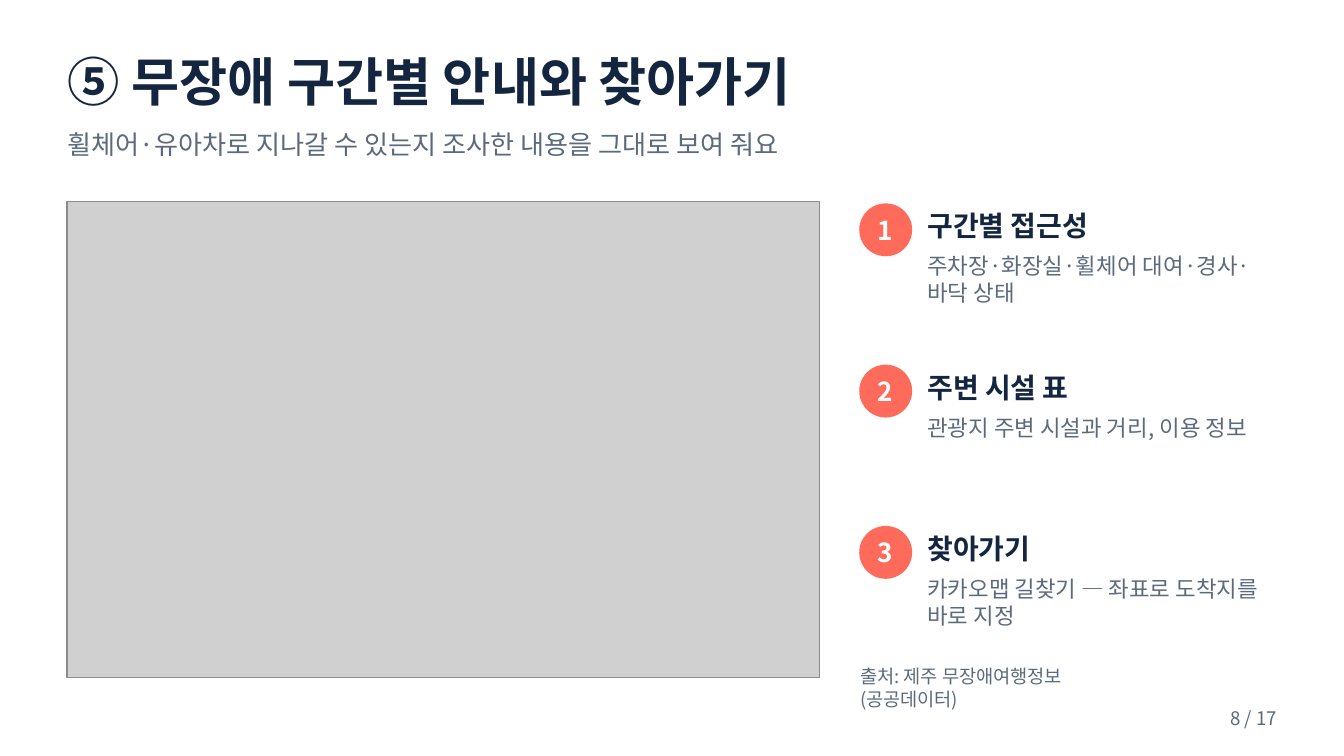
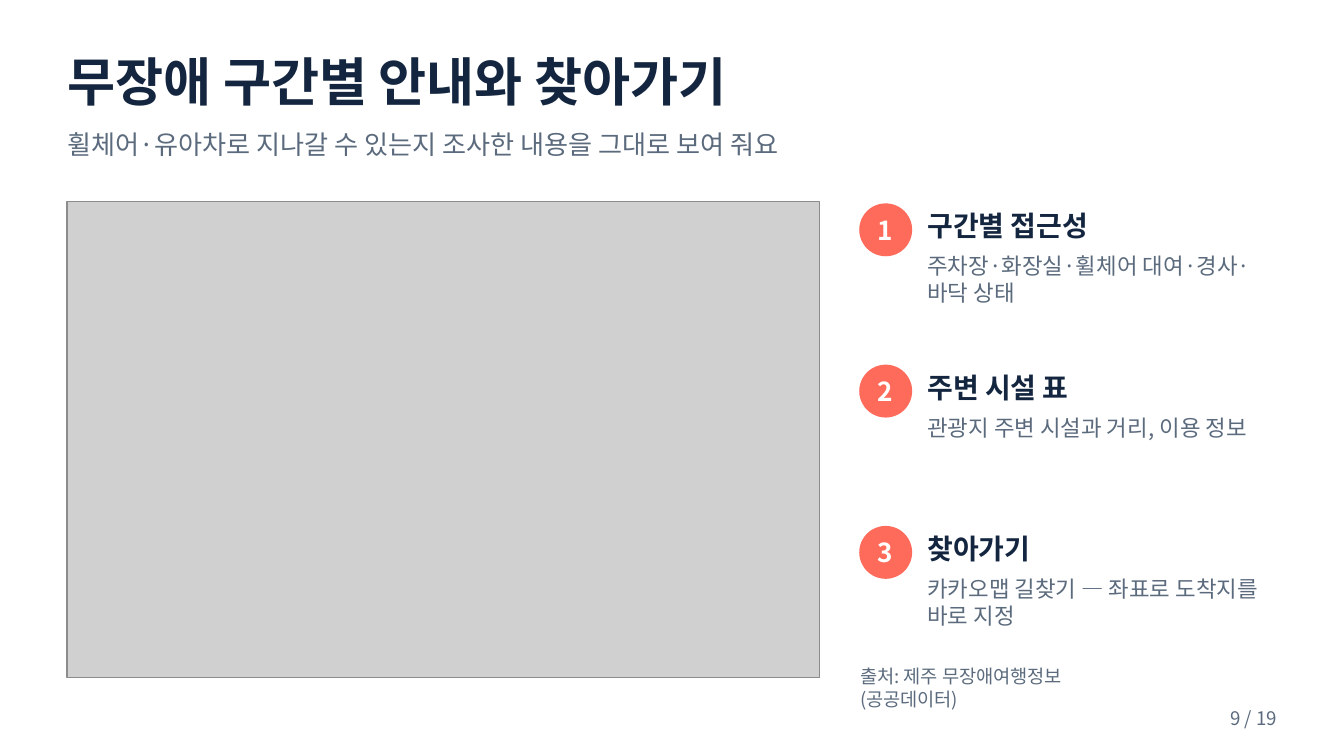
Before and after one commit to pjhjustin2430-cmd/doldam-today-jeju, a slide deck: slide 9 of docs/돌담오늘_발표자료.pptx (slide 8 before the commit). Drawn at 1344x756 pixels with LibreOffice and Linux fonts; fonts in the diff are those of the drawing; grey boxes stand for pictures. Boxes give left, top, right and bottom in pixels: in the first picture for what was removed or moved away, otherwise in the second. Text is boxed around its words. In the diff, an @@ line names an element or a change of style, - is before the commit and + after.

```diff
--- a/docs/돌담오늘_발표자료.pptx
+++ b/docs/돌담오늘_발표자료.pptx
@@ text at [67, 57, 727, 106]: text changed @@
-⑤ 무장애 구간별 안내와 찾아가기
+무장애 구간별 안내와 찾아가기
@@ text at [1230, 711, 1277, 725]: text changed @@
-8 / 17
+9 / 19
```
Also in this commit, not shown: 15 other slides changed, 2 slides added, 7 other files.
